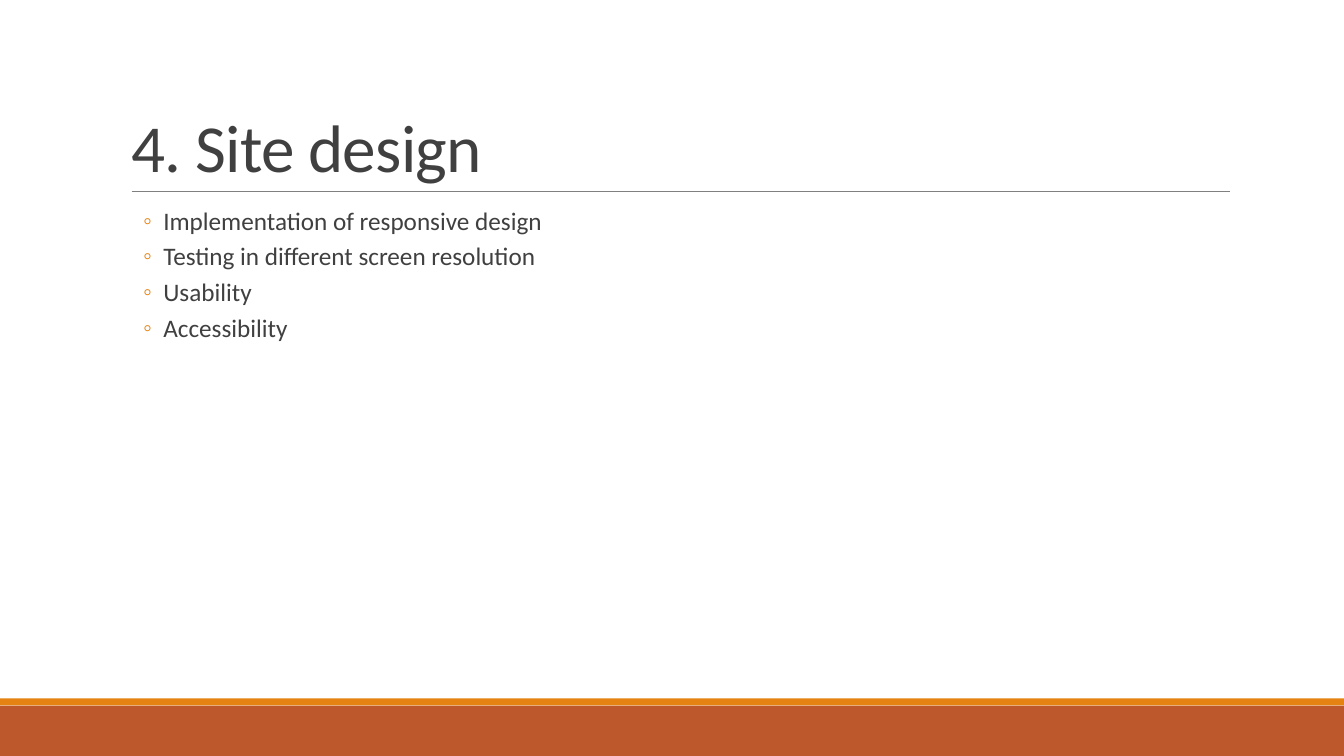
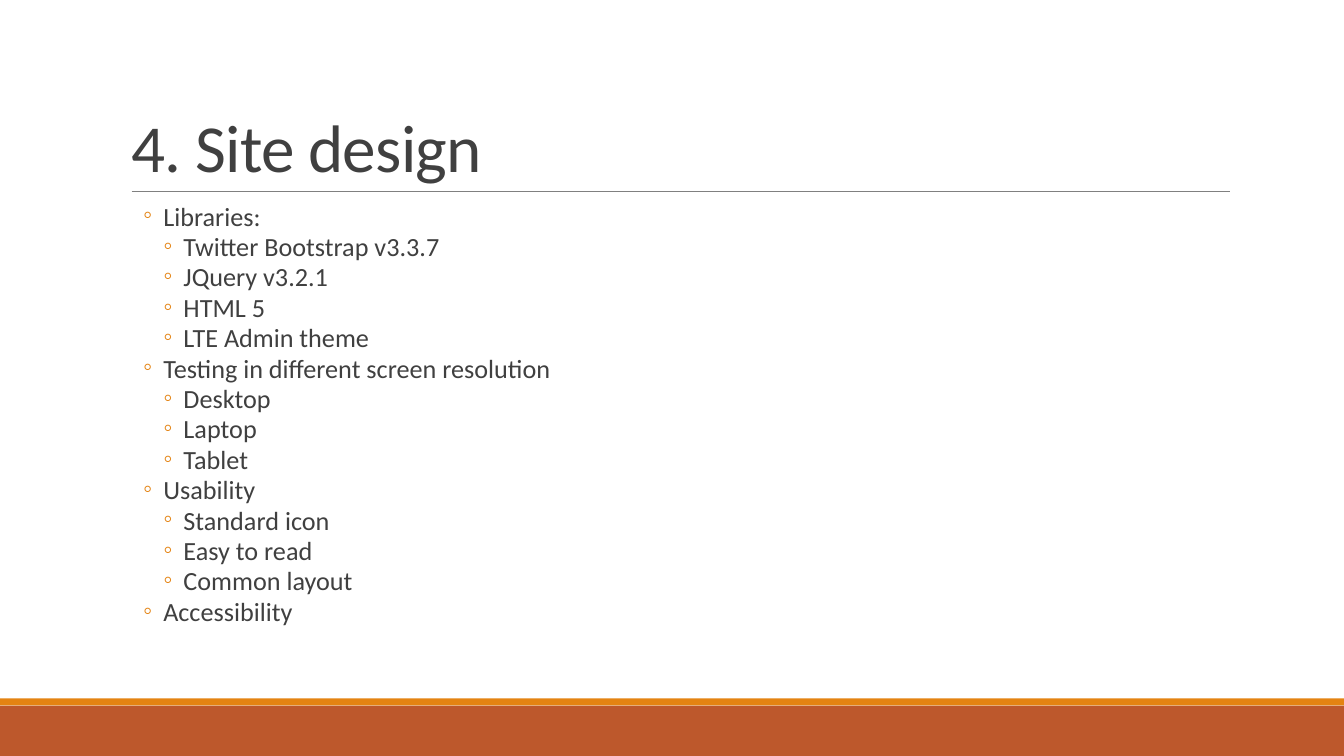
Before and after one commit to kaka-develop/ec-management, a slide deck: slide 13 of documents/Presentation.pptx. Drawn at 1344x756 pixels with LibreOffice and Linux fonts; fonts in the diff are those of the drawing. Boxes give left, top, right and bottom in pixels: in the first picture for what was removed or moved away, otherwise in the second. Text is boxed around its words. In the diff, an @@ line names an element or a change of style, - is before the commit and + after.

```diff
--- a/documents/Presentation.pptx
+++ b/documents/Presentation.pptx
@@ text at [163,208,439,347]: text changed; size 18 to 18.7 pt @@
-  ◦ Implementation of responsive design
+  ◦ Libraries:
+    ◦ Twitter Bootstrap v3.3.7
+    ◦ JQuery v3.2.1
+    ◦ HTML 5
+    ◦ LTE Admin theme
@@ text at [163,360,550,626]: size 18 to 18.7 pt in "Testing in different screen resolution", "Usability", "Accessibility"; line spacing 0.9 to 0.7 @@
@@ text at [183,390,270,469]: paragraphs added @@
+    ◦ Desktop
+    ◦ Laptop
+    ◦ Tablet
@@ text at [183,512,353,595]: paragraphs added @@
+    ◦ Standard icon
+    ◦ Easy to read
+    ◦ Common layout
```
Also in this commit, not shown: 12 slides added, 1 other file.
